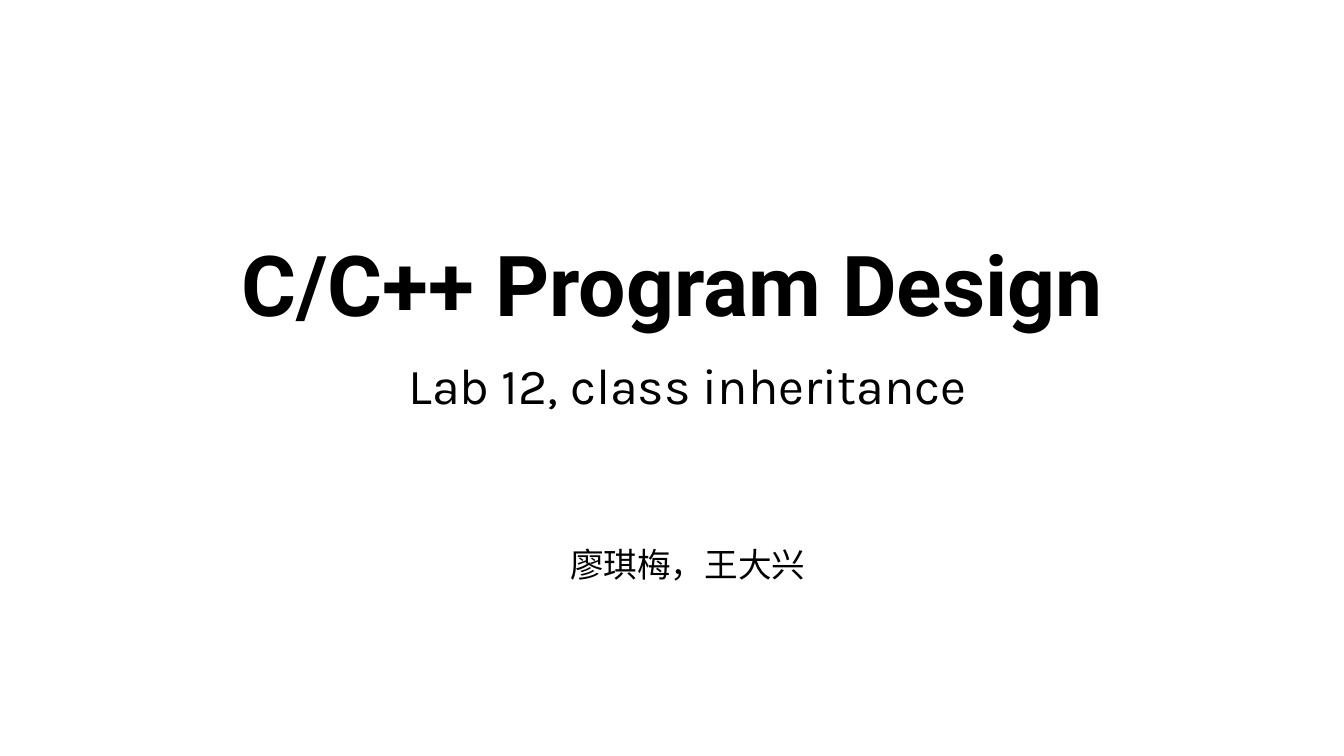
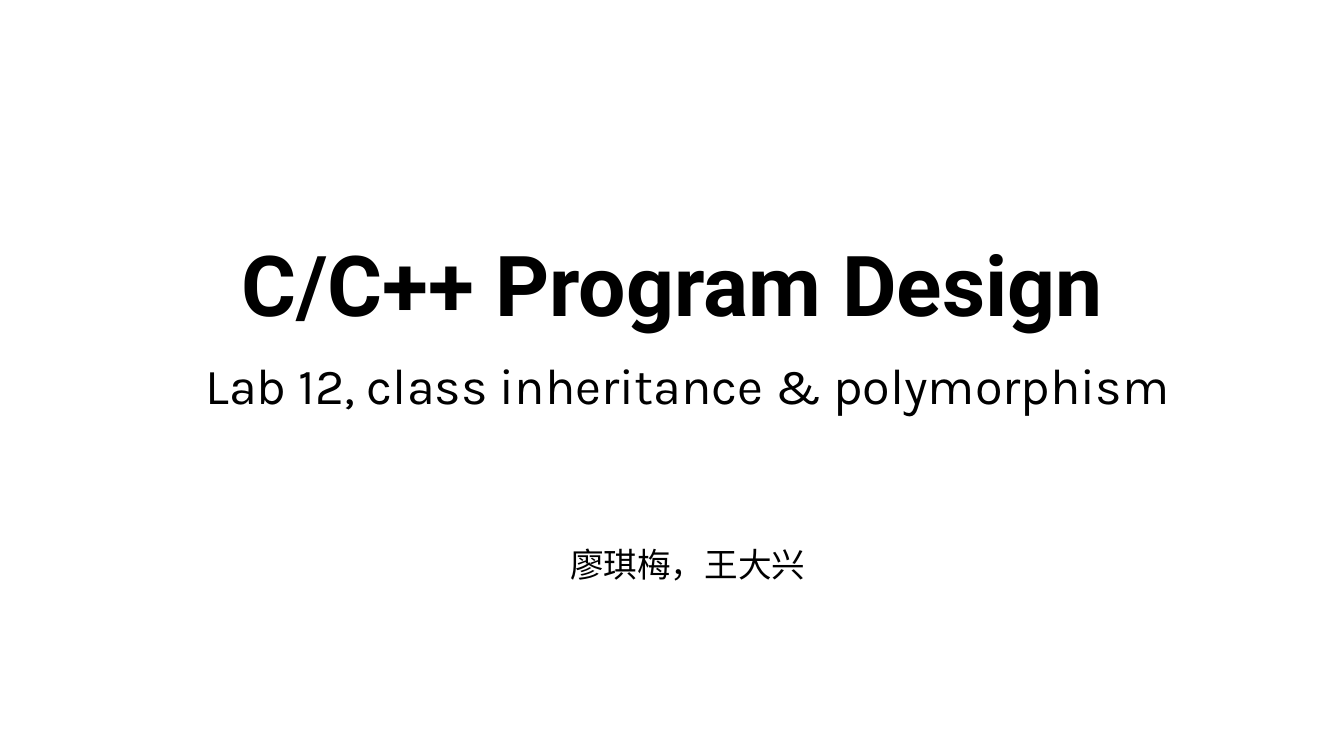
Before and after one commit to ShiqiYu/CPP, a slide deck: slide 1 of week12/Lab12.pptx. Drawn at 1344x756 pixels with LibreOffice and Linux fonts; fonts in the diff are those of the drawing; background and template pictures are left out. Boxes give left, top, right and bottom in pixels: in the first picture for what was removed or moved away, otherwise in the second. Text is boxed around its words. In the diff, an @@ line names an element or a change of style, - is before the commit and + after.

```diff
--- a/week12/Lab12.pptx
+++ b/week12/Lab12.pptx
@@ subtitle at [206,369,1169,417]: text changed @@
-Lab 12, class inheritance
+Lab 12, class inheritance & polymorphism
```
Also in this commit, not shown: 7 other slides changed, 4 slides added, 6 slides removed, 5 other files.
